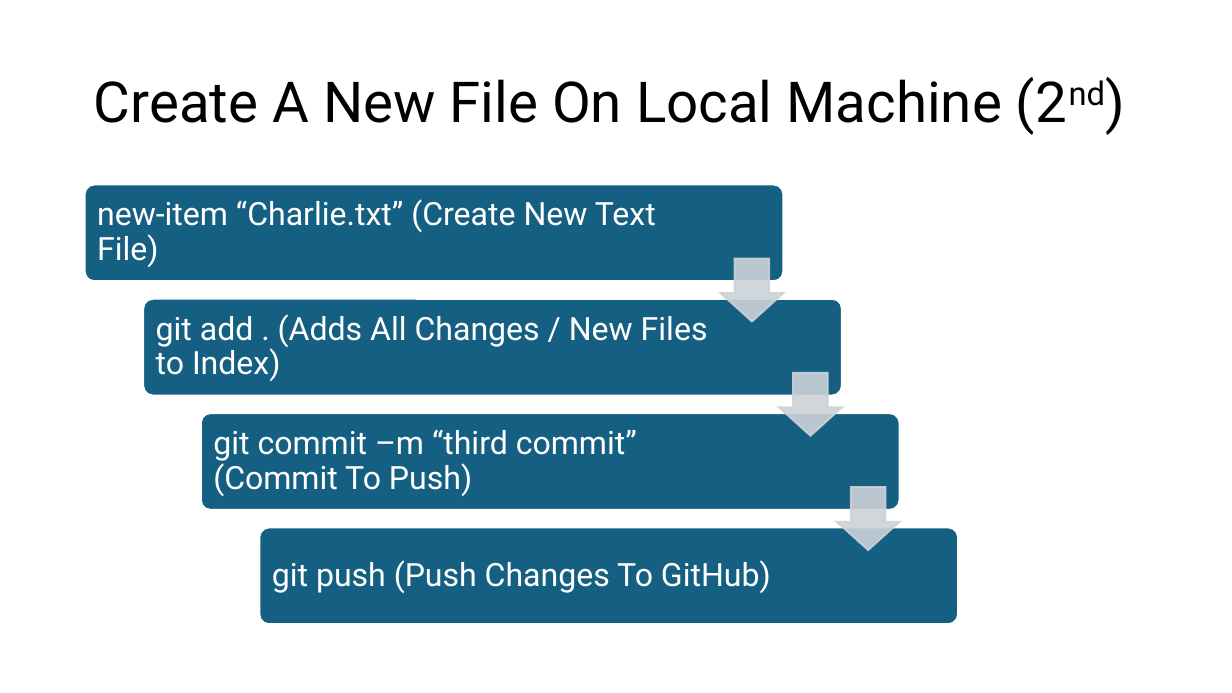
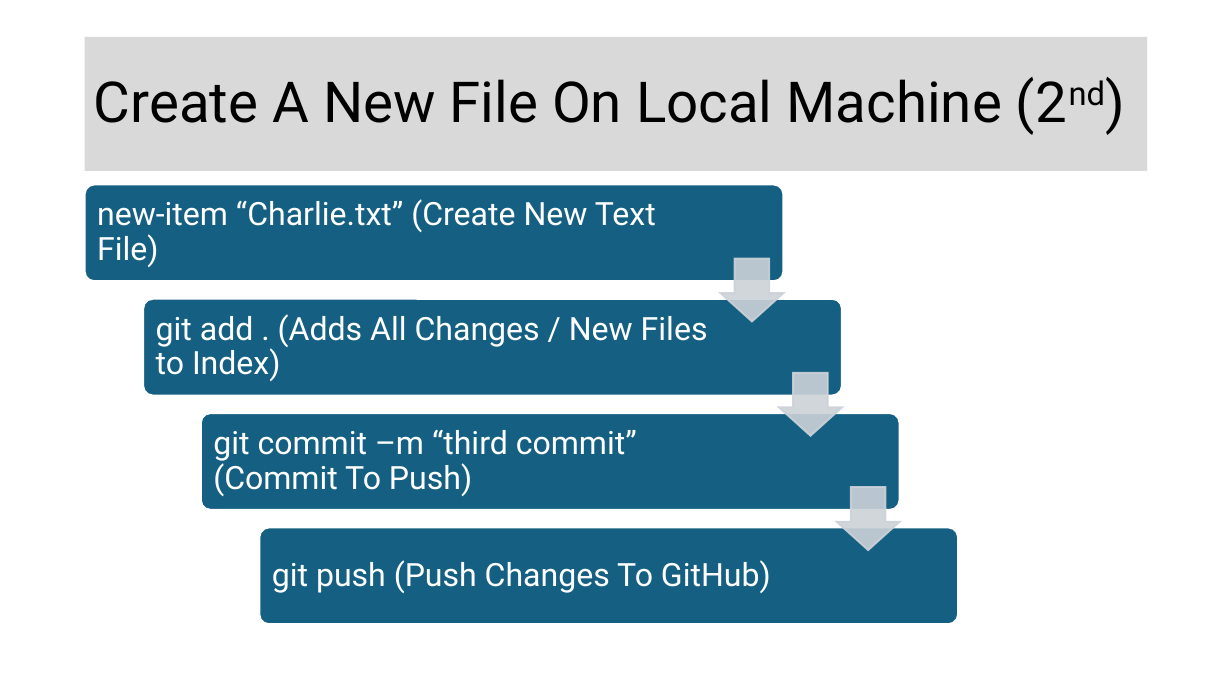
Before and after one commit to JoelAbbott/git-githubPresentation, a slide deck: slide 10 of GitPresentation.pptx. Drawn at 1232x693 pixels with LibreOffice and Linux fonts; fonts in the diff are those of the drawing. Boxes give left, top, right and bottom in pixels: in the first picture for what was removed or moved away, otherwise in the second. Text is boxed around its words. In the diff, an @@ line names an element or a change of style, - is before the commit and + after.

```diff
--- a/GitPresentation.pptx
+++ b/GitPresentation.pptx
@@ title "Create A New File On ...": place and size @@
-title "Create A New File On ..." at [94, 79, 1002, 123]
+title "Create A New File On ..." at [85, 37, 1148, 171]
@@ title "Create A New File On ..." at [85, 37, 1148, 171]: fill none to #D9D9D9 @@
```
Also in this commit, not shown: 1 slide added, 1 other file.
